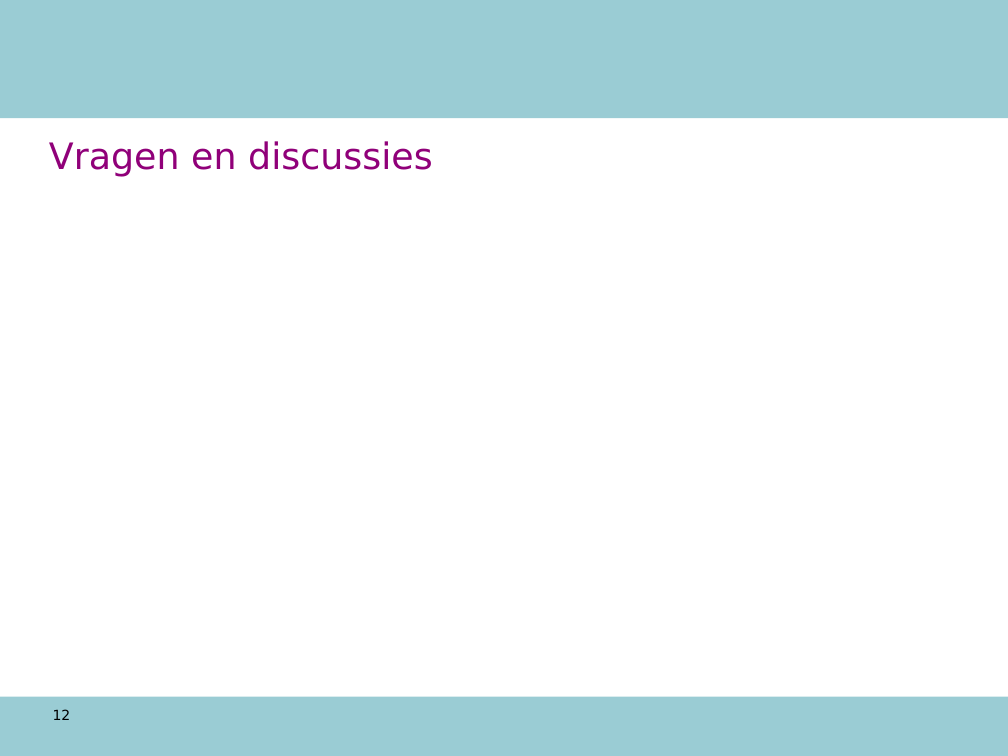
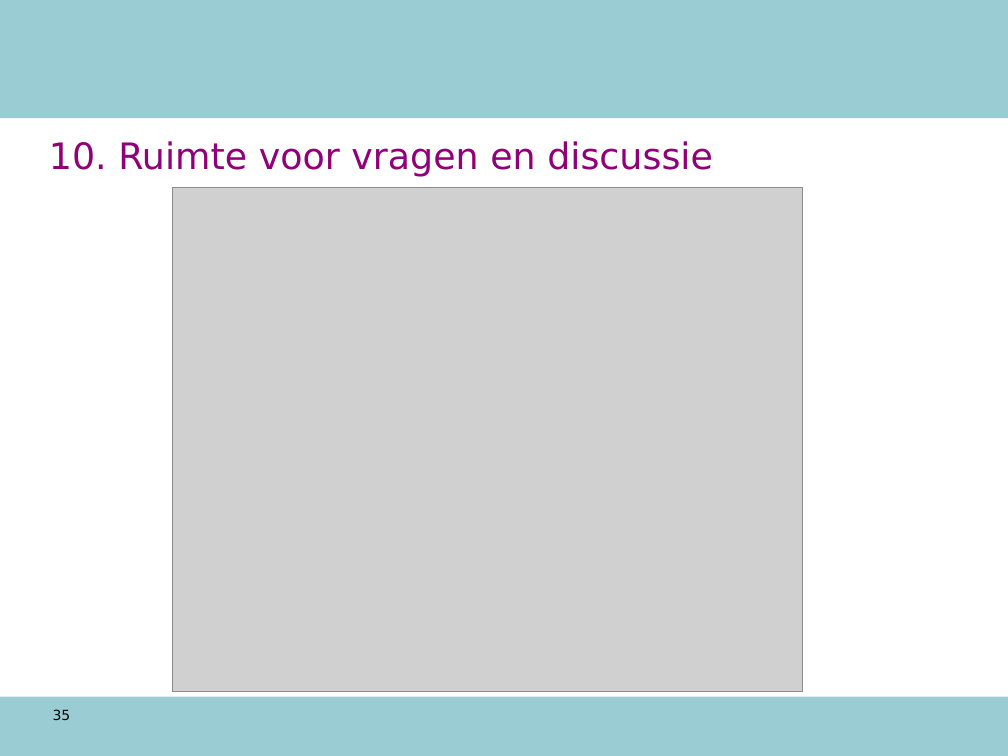
Before and after one commit to AmpersandTarski/ampersand-models, a slide deck: slide 35 of NVWA DTV/werkdocumenten/TO 12 augustus.ppt (slide 12 before the commit). Drawn at 1008x756 pixels with LibreOffice and Linux fonts; fonts in the diff are those of the drawing; grey boxes stand for pictures; background and template pictures are left out. Boxes give left, top, right and bottom in pixels: in the first picture for what was removed or moved away, otherwise in the second. Text is boxed around its words. In the diff, an @@ line names an element or a change of style, - is before the commit and + after.

```diff
--- a/NVWA DTV/werkdocumenten/TO 12 augustus.ppt
+++ b/NVWA DTV/werkdocumenten/TO 12 augustus.ppt
@@ title at bbox=[49, 141, 713, 176]: text changed @@
-Vragen en discussies
+10. Ruimte voor vragen en discussie
@@ picture added at bbox=[173, 187, 802, 691] @@
@@ page number at bbox=[53, 709, 71, 720]: text changed @@
-12
+35
```
Also in this commit, not shown: 11 other slides changed, 23 slides added, 6 slides removed, 4 other files.
